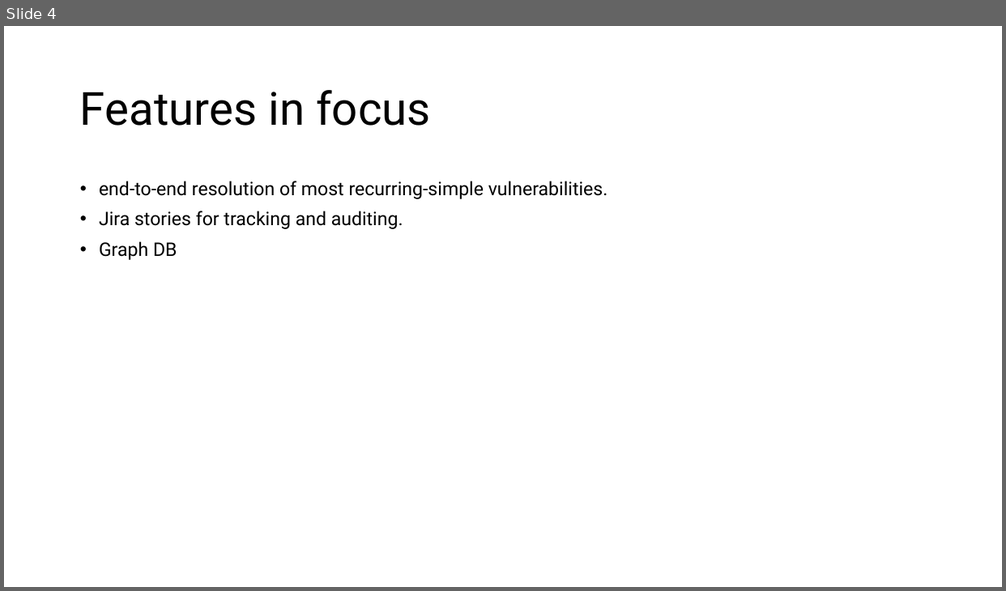
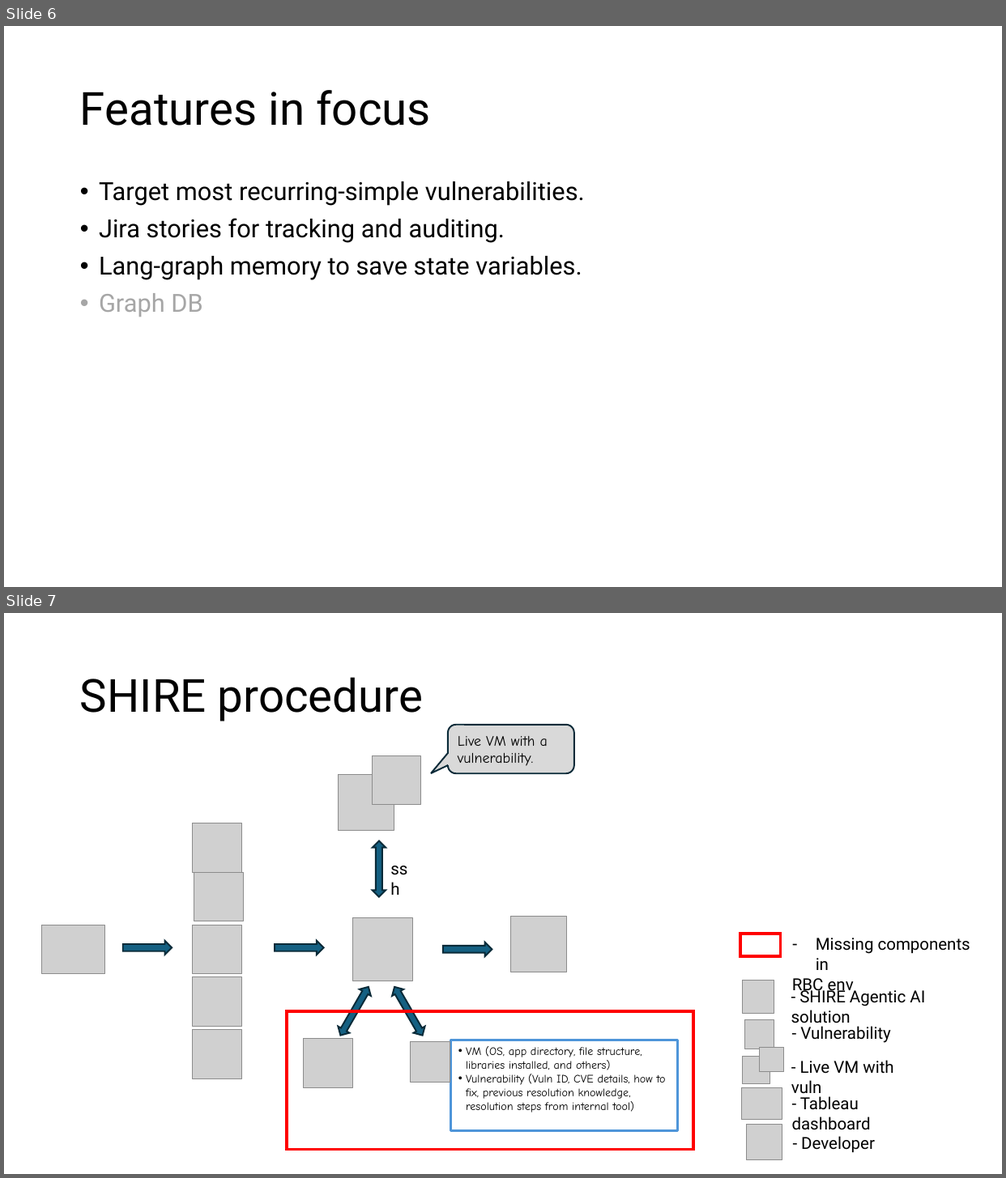
Before and after one commit to NotYeshwanthReddy/agentic_cve_patcher, a slide deck: docs/SHIRE MVP Plan.pptx. Shown one above the other, each under a label of ours: slide 4 before the commit, slides 6 and 7 after it. The pictures are 1006x591 and 1006x1178 pixels, drawn with LibreOffice and Linux fonts; fonts in the diff are those of the drawing; grey boxes stand for pictures. Boxes give left, top, right and bottom in pixels: in the first picture for what was removed or moved away, otherwise in the second. Text is boxed around its words. In the diff, an @@ line names an element or a change of style, - is before the commit and + after.

```diff
--- a/docs/SHIRE MVP Plan.pptx
+++ b/docs/SHIRE MVP Plan.pptx
@@ slide 7 added at (4, 613, 1002, 1174), background #FFFFFF @@
@@ title added at (80, 677, 423, 722), 44 pt, text #000000 @@
+SHIRE procedure
@@ rounded speech box added at (448, 725, 574, 773), fill #D9D9D9, outline #092A39 1.5 pt, 14 pt, text #000000 @@
+Live VM with a vulnerability.
@@ picture added at (372, 756, 420, 805) @@
@@ picture added at (338, 775, 394, 831) @@
@@ left right arrow added at (373, 841, 386, 897), fill #156082, outline #092A39 1.5 pt @@
@@ text added at (384, 855, 424, 884), 16 pt, text #000000 @@
+ssh
@@ picture added at (41, 925, 104, 973) @@
@@ picture added at (353, 918, 413, 982) @@
@@ picture added at (511, 917, 567, 973) @@
@@ right arrow added at (123, 941, 172, 955), fill #156082, outline #092A39 1.5 pt @@
@@ right arrow added at (275, 941, 324, 955), fill #156082, outline #092A39 1.5 pt @@
@@ right arrow added at (444, 943, 492, 956), fill #156082, outline #092A39 1.5 pt @@
@@ rectangle added at (740, 934, 781, 956), outline #FF0000 3 pt @@
@@ text added at (792, 938, 970, 995), 16 pt, text #000000 @@
+– Missing components in
+RBC env
@@ left right arrow added at (334, 984, 375, 1039), fill #156082, outline #092A39 1.5 pt @@
@@ left right arrow added at (389, 984, 428, 1039), fill #156082, outline #092A39 1.5 pt @@
@@ picture added at (742, 980, 774, 1013) @@
@@ text added at (791, 987, 925, 1028), 16 pt, text #000000 @@
+- SHIRE Agentic AI solution
@@ rectangle added at (287, 1012, 693, 1150), outline #FF0000 3 pt @@
@@ picture added at (745, 1020, 774, 1050) @@
@@ group added at (193, 824, 243, 1079): 5 pictures @@
@@ picture added at (304, 1039, 352, 1088) @@
@@ picture added at (410, 1042, 450, 1082) @@
@@ rectangle added at (451, 1041, 678, 1131), outline #4E95D9 2.25 pt, 11 pt, text #000000 @@
+• VM (OS, app directory, file structure, libraries installed, and others)
+• Vulnerability (Vuln ID, CVE details, how to fix, previous resolution knowledge, resolution steps from internal tool)
@@ picture added at (760, 1048, 784, 1072) @@
@@ text added at (800, 1026, 891, 1043), 16 pt, text #000000 @@
+- Vulnerability
@@ picture added at (742, 1056, 769, 1084) @@
@@ text added at (791, 1060, 893, 1098), 16 pt, text #000000 @@
+- Live VM with vuln
@@ picture added at (742, 1088, 782, 1120) @@
@@ text added at (792, 1097, 871, 1131), 16 pt, text #000000 @@
+- Tableau dashboard
@@ picture added at (747, 1125, 782, 1161) @@
@@ text added at (801, 1136, 875, 1153), 16 pt, text #000000 @@
+- Developer
@@ what was slide 4 is now slide 6 @@
@@ slide 6 changed as well @@
@@ text at (99, 182, 585, 206): text changed; size 18 to 24 pt @@
-• end-to-end resolution of most recurring-simple vulnerabilities.
+• Target most recurring-simple vulnerabilities.
@@ text at (99, 218, 505, 317): size 18 to 24 pt in "Jira stories for tracking and auditing.", "Graph DB"; text colour #000000 to #A6A6A6 in "Graph DB" @@
@@ text at (99, 256, 582, 280): paragraph added @@
+• Lang-graph memory to save state variables.
```
Also in this commit, not shown: 4 other slides changed, 3 other slides added.
